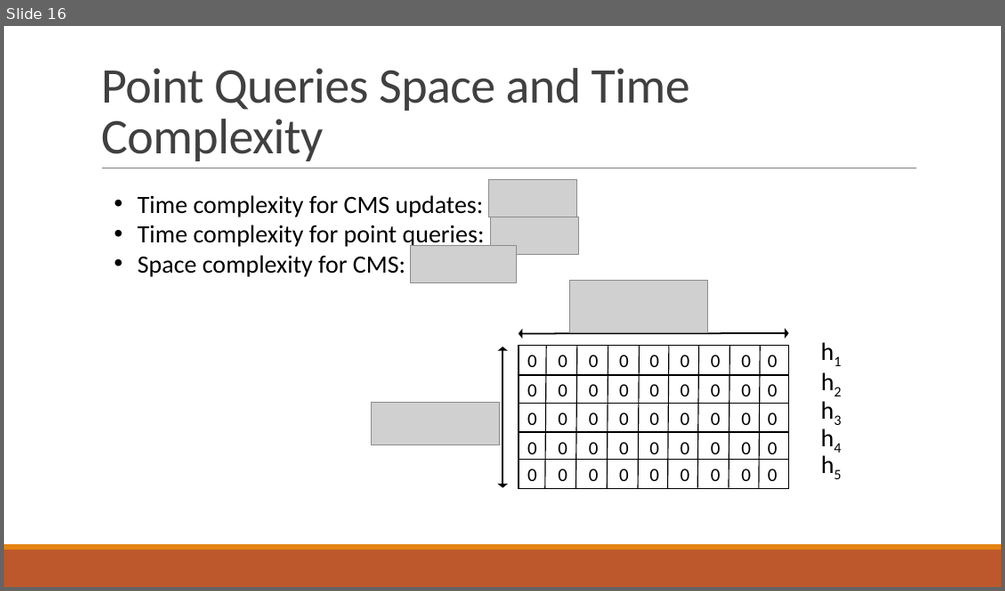
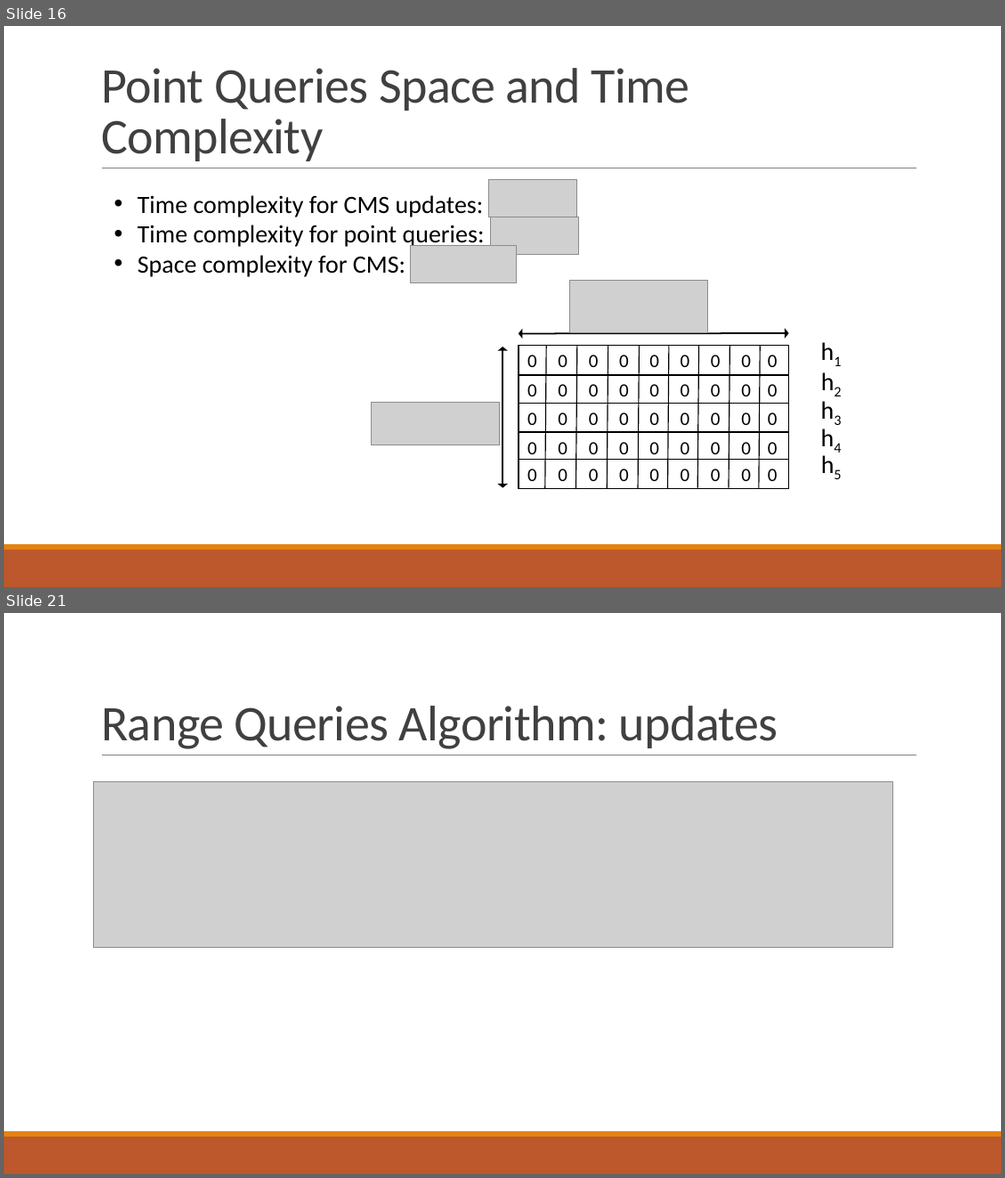
Before and after one commit to ewagner46/count_min_sketch_technical_summary, a slide deck: count_min_sketch_talk_EW.pptx. Shown one above the other, each under a label of ours: slide 16 before the commit, slides 16 and 21 after it; the slides between them are not shown. The pictures are 1005x591 and 1005x1178 pixels, drawn with LibreOffice and Linux fonts; fonts in the diff are those of the drawing; grey boxes stand for pictures. Boxes give left, top, right and bottom in pixels: in the first picture for what was removed or moved away, otherwise in the second. Text is boxed around its words. In the diff, an @@ line names an element or a change of style, - is before the commit and + after.

```diff
--- a/count_min_sketch_talk_EW.pptx
+++ b/count_min_sketch_talk_EW.pptx
@@ slide 21 added at (4, 613, 1001, 1174), background #FFFFFF; not listed: 3 template elements that a slide beside it also shows @@
@@ title added at (101, 706, 778, 749), 48 pt, text #404040 @@
+Range Queries Algorithm: updates
@@ picture added at (94, 781, 893, 948) @@
```
Also in this commit, not shown: 18 other slides added.
